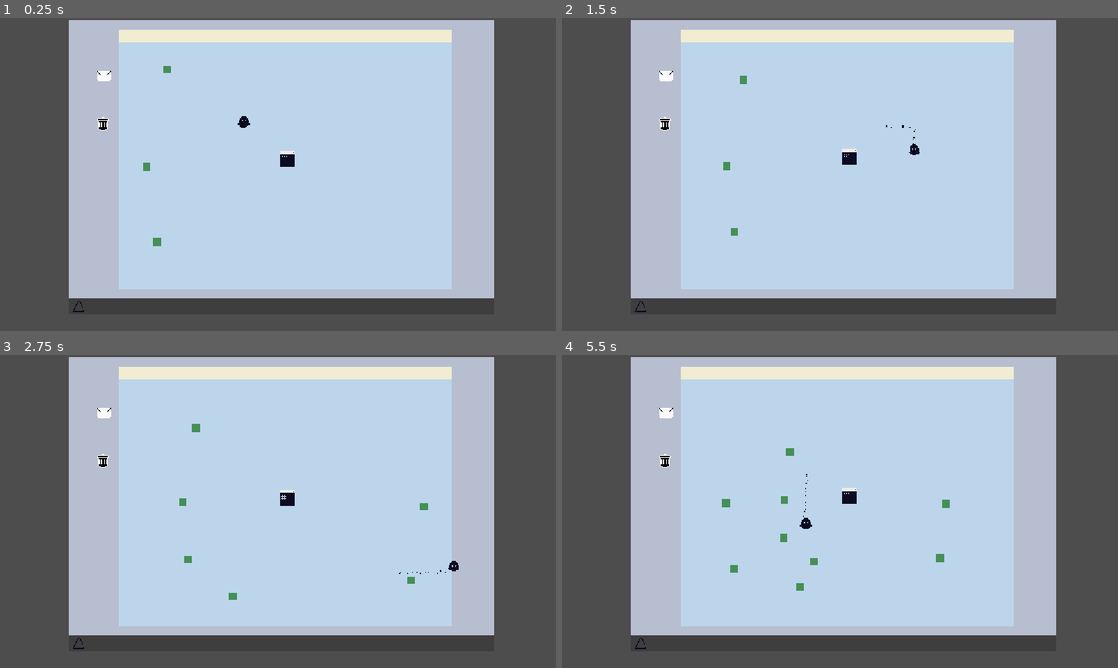
Above: before the commit, frames 1-4 (two rows, left to right).
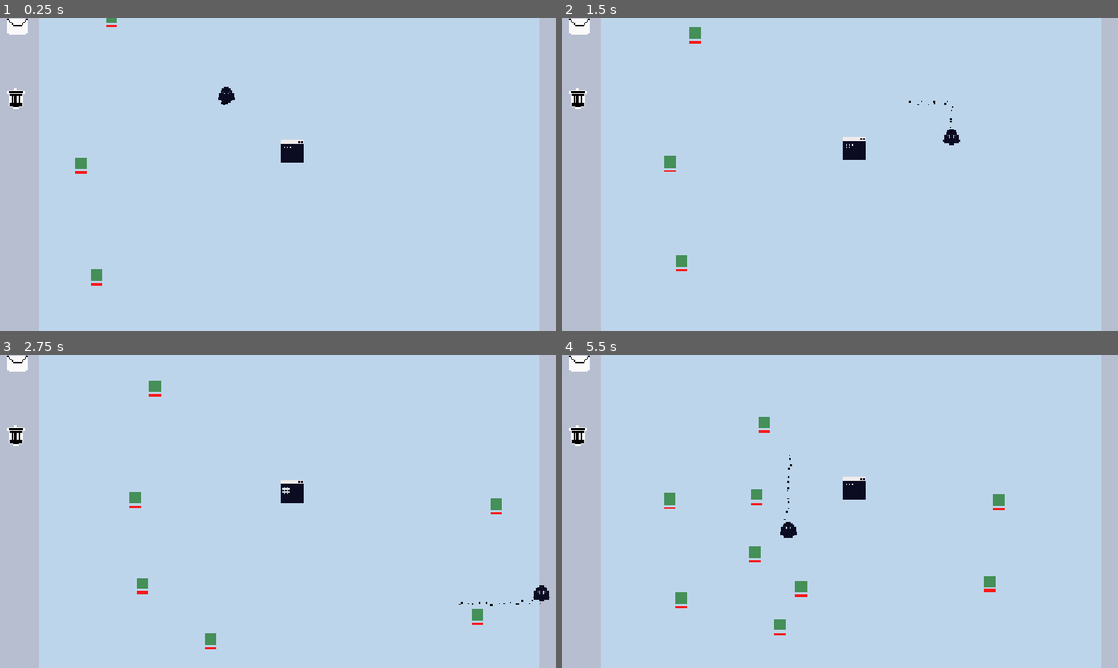
Above: after the commit, the same moments.

Repository: luisgthub/survivor-game
Game: Godot game, scene res://main.tscn
Same seed, same stepped clock (60 frames per second), same inputs: the game is played once before the commit and once after it.
Inputs:
- Up to frame 1 (0.25 s): no input
- Up to frame 2 (1.5 s): hold D (right) 0.53-1.28 s; tap Space (space) at 0.6, 1.35 s; hold S (down) from 1.28 s (still down)
- Up to frame 3 (2.75 s): release S (down) at 2.03 s; hold D (right) from 2.03 s (still down); tap Space (space) at 2.1 s
- Up to frame 4 (5.5 s): release D (right) at 2.78 s; hold W (up) 2.78-3.53 s; tap Space (space) every 0.75 s from 2.85 to 5.1 s; hold A (left) 3.53-5.03 s; hold S (down) from 5.03 s (still down)

The runs differ from the first frame. In frame 1, 53% of the frame differs, in the area x 0-100%, y 0-100%; in frame 2, 53%; in frame 3, 54%; in frame 4, 54%.

Commit message:
basic survivor game state
Added new enemy
Added lifebar
Added explosion effects

Diff:
--- /dev/null
+++ b/backup/base_enemy.gd
@@ -0,0 +1,36 @@
+extends CharacterBody2D
+var state = [""]
+var destination = Vector2(20,-30)
+var player_target : Vector2
+var speed = 30
+var new_speed:float
+var tgt:Vector2
+var offset = Vector2(5,5)
+func _ready() -> void:
+	tgt =destination
+	Manager.player_position_updated.connect(_on_player_position_updated)
+func _on_player_position_updated(pos:Vector2,spd:float):
+	player_target = pos
+	new_speed = spd
+# Called every frame. 'delta' is the elapsed time since the previous frame.
+func _process(delta: float) -> void:
+	var dist = global_position.distance_to(tgt)
+	if chasing:
+		tgt = player_target
+	else:
+		tgt=destination
+	if dist>30:
+		var direction = (tgt-global_position).normalized()
+		velocity = direction*speed
+	else:
+		velocity = Vector2.ZERO
+	move_and_slide()
+
+var chasing = false
+func on_area_entered(area: Area2D) -> void:
+	if area.is_in_group("virus"):
+		$Sprite2D.modulate = Color.BLUE_VIOLET
+		print(player_target)
+		chasing = true
+		speed = new_speed
+		global_position = player_target
--- a/base_enemy.gd
+++ b/base_enemy.gd
@@ -1,10 +1,14 @@
 extends CharacterBody2D
-
+class_name BaseEnemy
+enum  state {DEFENDING,INFECTED,EXPLODE,HEALING}
+@onready var explode = preload("res://effects/explosion.tscn")
+var current_state = state.DEFENDING
 var destination = Vector2(20,-30)
 var player_target : Vector2
 var speed = 30
 var new_speed:float
 var tgt:Vector2
+var life = 3
 var offset = Vector2(5,5)
 func _ready() -> void:
 	tgt =destination
@@ -13,24 +17,40 @@
 	player_target = pos
 	new_speed = spd
 # Called every frame. 'delta' is the elapsed time since the previous frame.
-func _process(delta: float) -> void:
-	var dist = global_position.distance_to(tgt)
-	if chasing:
-		tgt = player_target
-	else:
-		tgt=destination
-	if dist>30:
-		var direction = (tgt-global_position).normalized()
-		velocity = direction*speed
-	else:
-		velocity = Vector2.ZERO
+func _physics_process(delta: float) -> void:
+	match current_state:
+		state.DEFENDING:
+			var direction = (tgt-global_position).normalized()
+			velocity = direction*speed
+		state.INFECTED:
+			infected_status()
+		state.EXPLODE:
+			explode_status()
 	move_and_slide()
 
-var chasing = false
+func infected_status():
+	velocity = Vector2.ZERO
+	print("teste")
+	current_state = state.EXPLODE
+func explode_status():
+	if life<=0:
+		var inst = explode.instantiate()
+		inst.global_position = position
+		get_tree().current_scene.add_child(inst)
+		queue_free()
+func find_next_enemy():
+	var enemy_list = get_tree().get_nodes_in_group("enemy")
+func take_damage(value):
+	life-=value
+	$lifebar.value = life
 func on_area_entered(area: Area2D) -> void:
 	if area.is_in_group("virus"):
 		$Sprite2D.modulate = Color.BLUE_VIOLET
-		print(player_target)
-		chasing = true
-		speed = new_speed
-		global_position = player_target
+		take_damage(1)
+		#remove_from_group("enemy")
+		#add_to_group("ally")
+		current_state = state.INFECTED
+		#speed = new_speed
+		#global_position = player_target
+	if area.is_in_group("area"):
+		queue_free()
--- a/base_enemy.tscn
+++ b/base_enemy.tscn
@@ -2,6 +2,8 @@
 
 [ext_resource type="Script" uid="uid://dwtqf25n61b1m" path="res://base_enemy.gd" id="1_72wxb"]
 [ext_resource type="Texture2D" uid="uid://cfdopgtu70r1k" path="res://assets/anti.png" id="1_vaaym"]
+[ext_resource type="Texture2D" uid="uid://6fqx0twenxyr" path="res://assets/over.png" id="3_8vink"]
+[ext_resource type="Texture2D" uid="uid://d3uv3aoo2iryu" path="res://assets/progress.png" id="4_ud51s"]
 
 [sub_resource type="RectangleShape2D" id="RectangleShape2D_yugo6"]
 size = Vector2(16, 16)
@@ -60,4 +62,22 @@
 autoplay = &"new_animation"
 speed_scale = 2.0
 
+[node name="lifebar" type="TextureProgressBar" parent="." unique_id=1530494116]
+custom_minimum_size = Vector2(4, 4)
+anchors_preset = 15
+anchor_right = 1.0
+anchor_bottom = 1.0
+offset_left = -8.0
+offset_top = 11.0
+offset_right = 8.0
+offset_bottom = 27.0
+grow_horizontal = 2
+grow_vertical = 2
+scale = Vector2(1, 0.2)
+max_value = 3.0
+value = 3.0
+fill_mode = 1
+texture_under = ExtResource("3_8vink")
+texture_progress = ExtResource("4_ud51s")
+
 [connection signal="area_entered" from="Area2D" to="." method="on_area_entered"]
--- /dev/null
+++ b/effects/explosion.gd
@@ -0,0 +1,8 @@
+extends CPUParticles2D
+
+func _ready() -> void:
+	# Ativa as partículas assim que nascer na cena
+	emitting = true
+	# Espera o tempo de vida acabar e deleta a explosão da memória
+	await get_tree().create_timer(lifetime).timeout
+	queue_free()
--- /dev/null
+++ b/effects/explosion.tscn
@@ -0,0 +1,30 @@
+[gd_scene format=3 uid="uid://d0dl2ei0ehd80"]
+
+[ext_resource type="Script" uid="uid://duevl0ts2y5hi" path="res://effects/explosion.gd" id="1_ilkv6"]
+
+[sub_resource type="CircleShape2D" id="CircleShape2D_ilkv6"]
+
+[node name="explosion" type="CPUParticles2D" unique_id=1696453998]
+emitting = false
+amount = 16
+lifetime = 0.5
+one_shot = true
+speed_scale = 0.5
+explosiveness = 1.0
+randomness = 0.6
+spread = 180.0
+gravity = Vector2(0, 0)
+initial_velocity_min = 50.0
+initial_velocity_max = 100.0
+radial_accel_min = 3.0
+radial_accel_max = 4.0
+scale_amount_min = 5.0
+scale_amount_max = 6.0
+color = Color(0, 0.047058824, 0.13333334, 1)
+script = ExtResource("1_ilkv6")
+
+[node name="Area2D" type="Area2D" parent="." unique_id=1357248793]
+
+[node name="CollisionShape2D" type="CollisionShape2D" parent="Area2D" unique_id=1565150563]
+scale = Vector2(2, 2)
+shape = SubResource("CircleShape2D_ilkv6")
--- /dev/null
+++ b/enemyTypes/virus_hunter.tscn
@@ -0,0 +1,11 @@
+[gd_scene format=3 uid="uid://drnihs6gb875y"]
+
+[ext_resource type="Script" uid="uid://c750i4soooa8q" path="res://virus_hunter.gd" id="1_lfc27"]
+[ext_resource type="Texture2D" uid="uid://cfdopgtu70r1k" path="res://assets/anti.png" id="2_bqr8p"]
+
+[node name="virus_hunter" type="CharacterBody2D" unique_id=1311544257]
+script = ExtResource("1_lfc27")
+
+[node name="Sprite2D" type="Sprite2D" parent="." unique_id=1576142957]
+modulate = Color(1, 0.38039216, 1, 1)
+texture = ExtResource("2_bqr8p")
--- a/main.gd
+++ b/main.gd
@@ -1,6 +1,7 @@
 extends Node2D
-
+var life = 3
 @onready var enemy = preload("res://base_enemy.tscn")
+@onready var virus_hunter=preload("res://enemyTypes/virus_hunter.tscn")
 # Called when the node enters the scene tree for the first time.
 func _ready() -> void:
 	var timer = Timer.new()
@@ -12,6 +13,17 @@
 func wave_config():
 	for i in 3:
 		spawn_enemy()
+		#spawn_enemy2()
+func spawn_enemy2():
+	var inst = virus_hunter.instantiate()
+	get_tree().current_scene.add_child(inst)
+	#escolhe spawn aleatoriamente
+	var get_spawn = get_tree().get_nodes_in_group("spawn_point")
+	var choose_spawn = get_spawn.pick_random()
+	#print("s",get_spawn)
+	inst.global_position = choose_spawn.global_position
+
+
 func spawn_enemy():
 	var inst = enemy.instantiate()
 	get_tree().current_scene.add_child(inst)
--- a/screen.tscn
+++ b/screen.tscn
@@ -306,3 +306,4 @@
 tile_set = SubResource("TileSet_61bok")
 
 [node name="Camera2D" type="Camera2D" parent="." unique_id=955280485]
+zoom = Vector2(1.5, 1.5)
--- /dev/null
+++ b/virus_hunter.gd
@@ -0,0 +1,12 @@
+extends BaseEnemy
+
+
+# Called when the node enters the scene tree for the first time.
+func _ready() -> void:
+	super()
+	speed = 50
+
+# Called every frame. 'delta' is the elapsed time since the previous frame.
+func _process(delta: float) -> void:
+	tgt = player_target
+	pass
Binary file added: assets/over.png
Not shown, added: assets/over.png.import
Binary file added: assets/progress.aseprite
Binary file added: assets/progress.png
Not shown, added: assets/progress.png.import
Binary file added: assets/under.aseprite
Binary file added: assets/under.png
Not shown, added: assets/under.png.import
Not shown, added: effects/explosion.gd.uid
Not shown, added: virus_hunter.gd.uid
